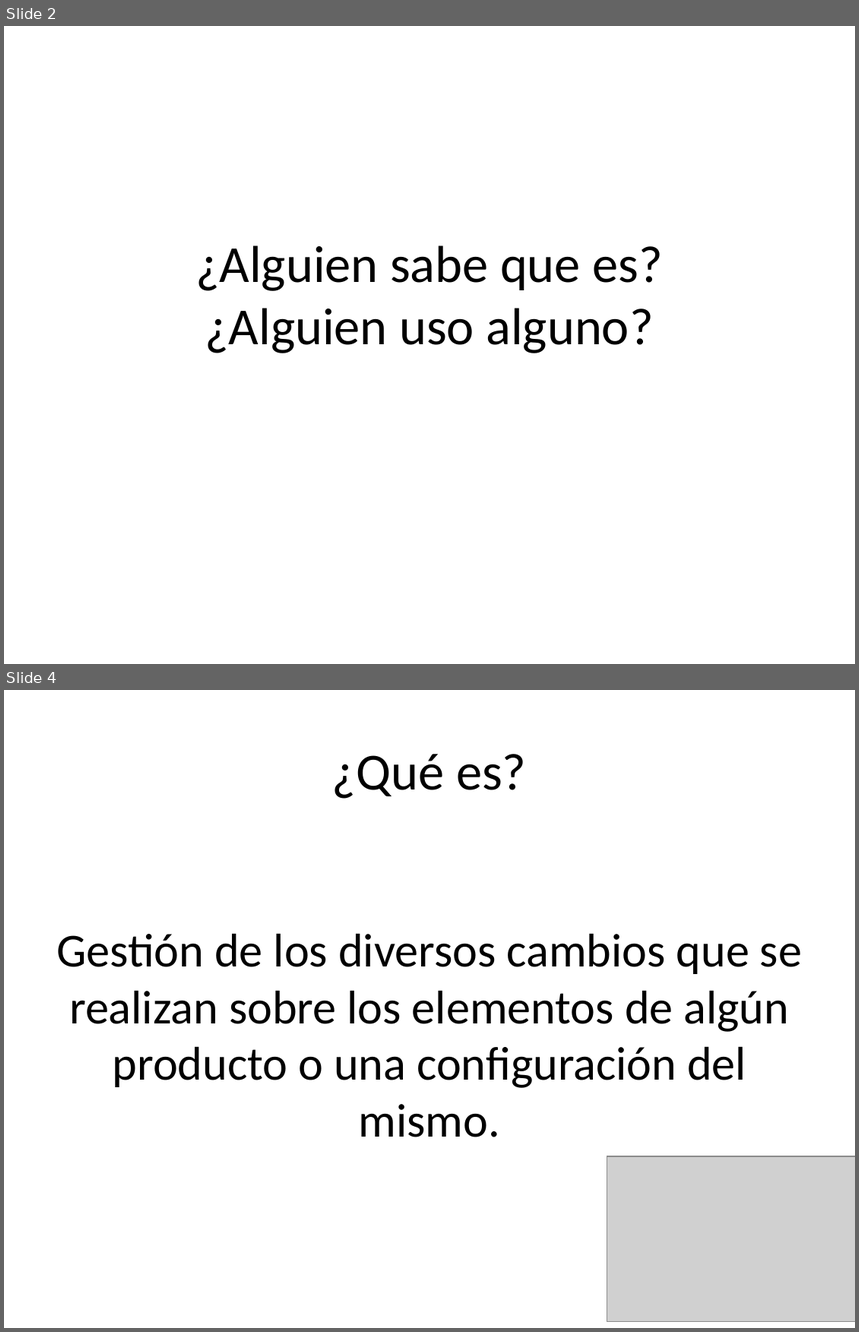
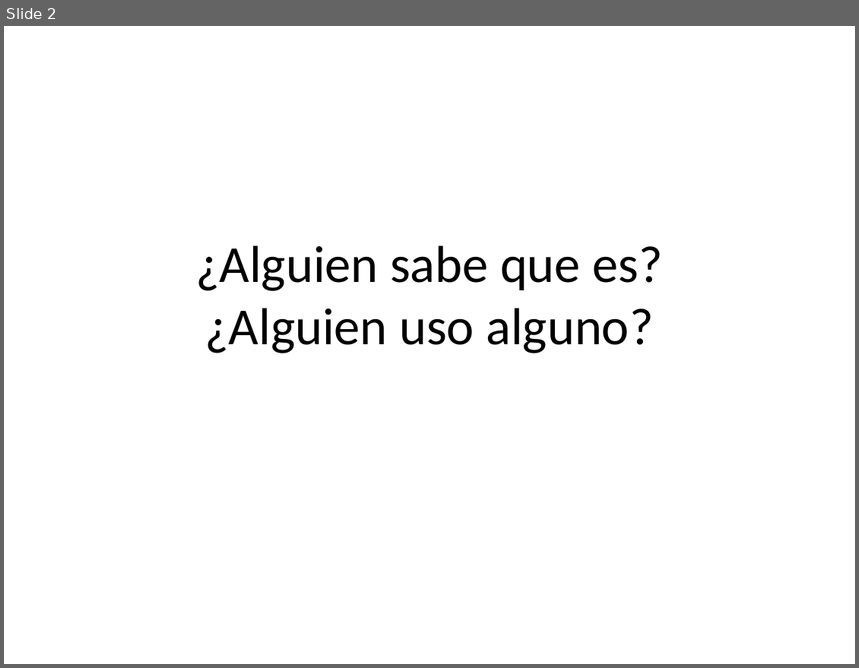
Before and after one commit to Unicen-Tuari/ProgramacionWeb2-2012, a slide deck: Clases/SMTP Server/Configuracion de un SMTP.pptx. Shown one above the other, each under a label of ours: slides 2 and 4 before the commit, slide 2 after it; the slides between them are not shown. The pictures are 859x1332 and 859x668 pixels, drawn with LibreOffice and Linux fonts; fonts in the diff are those of the drawing; grey boxes stand for pictures. Boxes give left, top, right and bottom in pixels: in the first picture for what was removed or moved away, otherwise in the second. Text is boxed around its words. In the diff, an @@ line names an element or a change of style, - is before the commit and + after.

```diff
--- a/Clases/SMTP Server/Configuracion de un SMTP.pptx
+++ b/Clases/SMTP Server/Configuracion de un SMTP.pptx
@@ slide 4 removed at (4, 690, 855, 1328), background #FFFFFF @@
@@ title removed at (332, 754, 526, 799) @@
-¿Qué es?
@@ text removed at (56, 933, 802, 1138) @@
-Gestión de los diversos cambios que se realizan sobre los elementos de algún producto o una configuración del mismo.
@@ picture removed at (607, 1157, 855, 1322) @@
```
Also in this commit, not shown: 1 slide changed, 20 slides added, 32 other slides removed, 1 other file.
